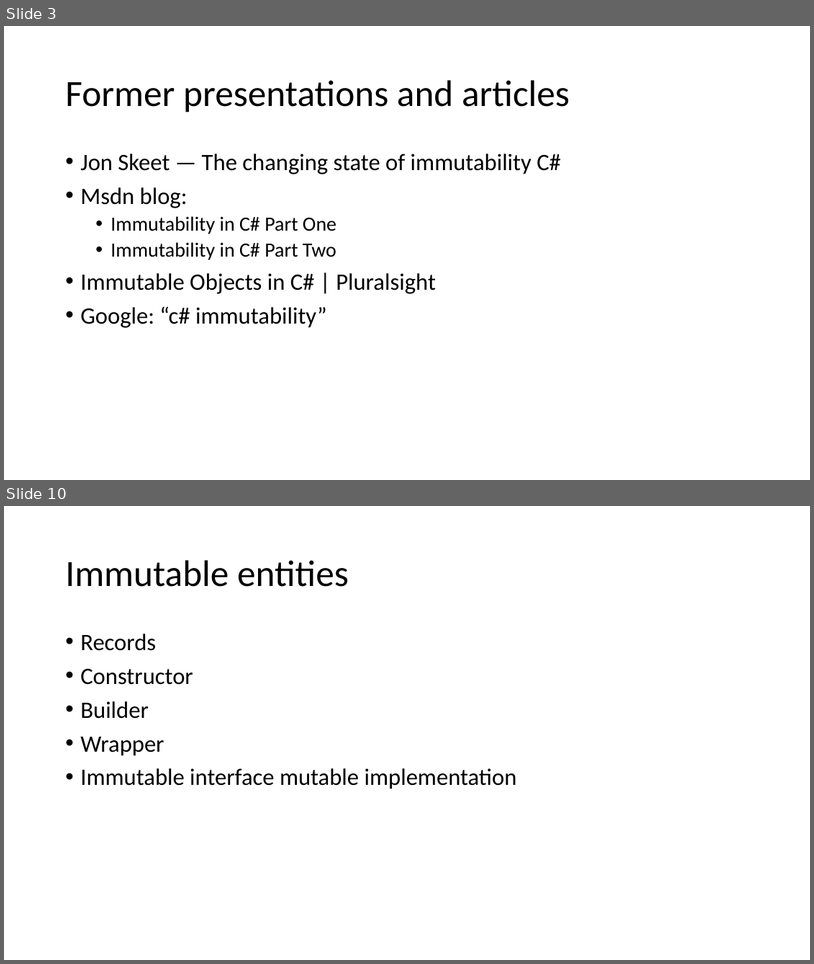
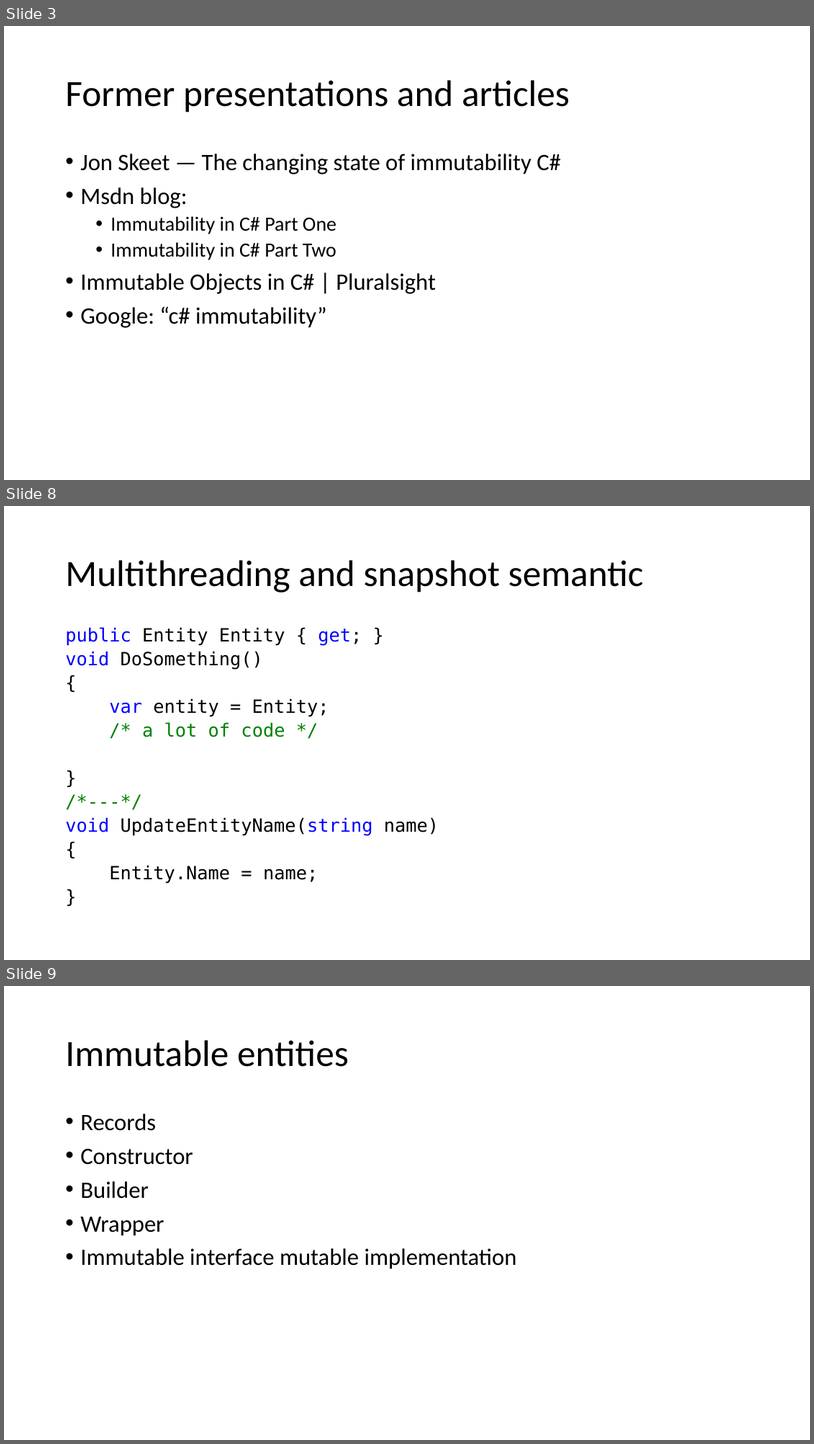
Before and after one commit to kugushev/presentations, a slide deck: Presentation.pptx. Shown one above the other, each under a label of ours: slides 3 and 10 before the commit, slides 3, 8 and 9 after it; the slides between them are not shown. The pictures are 814x964 and 814x1444 pixels, drawn with LibreOffice and Linux fonts; fonts in the diff are those of the drawing. Boxes give left, top, right and bottom in pixels: in the first picture for what was removed or moved away, otherwise in the second. Text is boxed around its words. In the diff, an @@ line names an element or a change of style, - is before the commit and + after.

```diff
--- a/Presentation.pptx
+++ b/Presentation.pptx
@@ slide 8 added at (4, 506, 810, 960), background #FFFFFF @@
@@ title added at (65, 560, 644, 592), 44 pt, text #000000 @@
+Multithreading and snapshot semantic
@@ text added at (65, 627, 439, 883), 21.7 pt, text #000000 @@
+public Entity Entity { get; }
+void DoSomething()
+{
+var entity = Entity;
+/* a lot of code */
+}
+/*---*/
+void UpdateEntityName(string name)
+{
+Entity.Name = name;
+}
@@ what was slide 10 is now slide 9 @@
```
Also in this commit, not shown: 4 slides changed, 4 other slides added, 6 other files.
